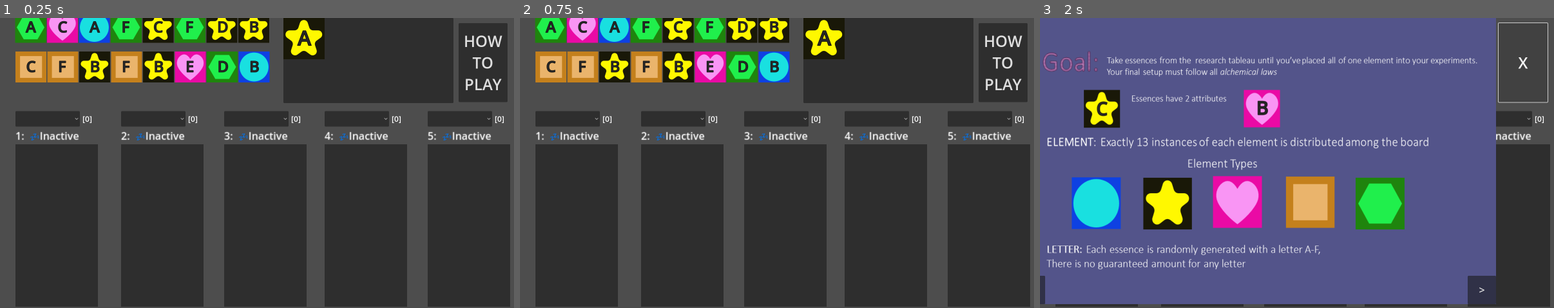
Above: before the commit, frames 1-3 (left to right).
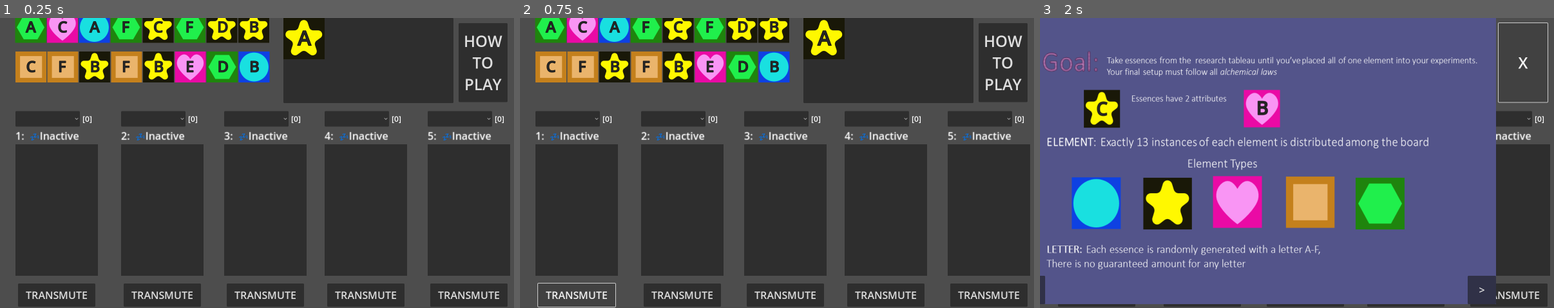
Above: after the commit, the same moments.

Repository: ninjacreeper47/Meriam-s-Trial
Game: Godot game, scene res://main.tscn
Same seed, same stepped clock (60 frames per second), same inputs: the game is played once before the commit and once after it.
Inputs (mouse positions are in pixels of both pictures, inside the frame that each line leads up to):
- Up to frame 1 (0.25 s): no input
- Up to frame 2 (0.75 s): click (576, 296) at 0.5 s, where only the run after the commit has a clickable "TRANSMUTE"
- Up to frame 3 (2 s): click "HOW TO PLAY" at 1.25 s

The runs differ from the first frame. In frame 1, 3.4% of the frame differs, in the area x 3-100%, y 88-100%; in frame 2, 3.5%; in frame 3, 0.5%.

Commit message:
added transmutation

Diff:
--- a/Essence.gd
+++ b/Essence.gd
@@ -1,8 +1,6 @@
 extends TextureButton
 
 #Essense Attributes
-
-
 var value = alchemy.value_letters.pick_random()
 var my_type = alchemy.type.pick_random()
 
@@ -28,6 +26,9 @@
 
 func _set_type(type):
 	my_type = type
+	_generateIcon()
+func _set_value(v):
+	value = v
 	_generateIcon()
 func _pickValue():
 	return randi() % 6 + 1
--- a/experiment.gd
+++ b/experiment.gd
@@ -3,6 +3,12 @@
 var value_counts = {}
 var num_essences = 0
 
+var largest_type
+var smallest_type
+
+var largest_value
+var smallest_value
+
 var unsorted_index = 0
 
 var active = false
@@ -13,7 +19,8 @@
 enum {sort_none, sort_type,sort_value}
 var my_children = []
 
-
+var type_transmutation_on = false
+var value_transmutation_on = false
 @export var essence_count_label :Label
 #signals
 signal kudu_breached(dominant)
@@ -58,14 +65,16 @@
 	_check_laws()
 
 
-
+#This should be called whenever the essences in an experiment are changed
 func _check_laws():
+	_calculate_lowest_and_greatest()
 	if !active:
 		stable = true
 		return
 	stable =  _check_kudu() && _check_qluix() && alchemy._check_meta()
 	if stable:
 		stabilized.emit()
+
 
 func _check_kudu():
 	var sum = 0
@@ -153,3 +162,55 @@
 		incoming_ess.reparent(get_child(alchemy.value_letters.find(incoming_ess.value)))
 	if sorting_style == sort_type:
 		incoming_ess.reparent(get_child(alchemy.type.find(incoming_ess.my_type)))
+
+#Ties are resolved based off order of dictionary iteration.
+#They should never matter because transmutations require a stable experiment (no duplicate amounts)
+func _calculate_lowest_and_greatest():
+	var prev_lowest = 999
+	var prev_highest = 0
+	for key in type_counts:
+		if type_counts[key] == 0:
+			continue
+		if type_counts[key] > prev_highest:
+			largest_type = key
+			prev_highest = type_counts[key]
+		if type_counts[key] < prev_lowest:
+			smallest_type = key
+			prev_lowest = type_counts[key]
+	prev_lowest = 999
+	prev_highest = 0
+	for key in value_counts:
+		if value_counts[key] == 0:
+			continue
+		if value_counts[key] > prev_highest:
+			largest_value = key
+			prev_highest = value_counts[key]
+		if value_counts[key] < prev_lowest:
+			smallest_value = key
+			prev_lowest = value_counts[key]
+
+#swaps the lowest and largest [types and/or values]
+func _transmute():
+	if !stable:
+		return
+	if type_transmutation_on:
+		for child in my_children:
+			if child.my_type == largest_type:
+				child._set_type(smallest_type)
+			elif child.my_type == smallest_type:
+				child._set_type(largest_type)
+	if value_transmutation_on:
+		for child in my_children:
+			if child.value == largest_value:
+				child._set_value(smallest_value)
+			elif child.value == smallest_value:
+				child._set_value(largest_value)
+
+	_check_laws() #Nothing should have been broken by a transmutation, this just seems like a good idea
+
+
+func _on_type_trans_toggle():
+	type_transmutation_on = !type_transmutation_on
+
+func _on_value_trans_toggle():
+	value_transmutation_on = !value_transmutation_on
--- a/experiment_display.tscn
+++ b/experiment_display.tscn
@@ -13,7 +13,7 @@
 layout_mode = 0
 offset_top = 104.0
 offset_right = 853.0
-offset_bottom = 1784.0
+offset_bottom = 1464.0
 scale = Vector2(0.3, 0.3)
 
 [node name="Experiment1" parent="ExperimentBackground1" node_paths=PackedStringArray("essence_count_label") instance=ExtResource("1_ino3q")]
@@ -53,9 +53,37 @@
 theme_override_font_sizes/font_size = 24
 text = "[0]"
 
+[node name="TransmuteButton" type="Button" parent="."]
+layout_mode = 0
+offset_left = 8.0
+offset_top = 536.0
+offset_right = 248.0
+offset_bottom = 608.0
+theme_override_font_sizes/font_size = 32
+text = "TRANSMUTE"
+
+[node name="ElementTransToggle" type="CheckButton" parent="."]
+layout_mode = 0
+offset_left = 16.0
+offset_top = 608.0
+offset_right = 128.0
+offset_bottom = 639.0
+text = "Element"
+
+[node name="LetterTransToggle" type="CheckButton" parent="."]
+layout_mode = 0
+offset_left = 136.0
+offset_top = 608.0
+offset_right = 232.0
+offset_bottom = 639.0
+text = "Letter"
+
 [connection signal="activated" from="ExperimentBackground1/Experiment1" to="ExStatus" method="_on_activated"]
 [connection signal="inactive" from="ExperimentBackground1/Experiment1" to="ExStatus" method="_on_inactive"]
 [connection signal="kudu_breached" from="ExperimentBackground1/Experiment1" to="ExStatus" method="_on_kudu_breached"]
 [connection signal="qluix_breached" from="ExperimentBackground1/Experiment1" to="ExStatus" method="_on_qluix_breached"]
 [connection signal="stabilized" from="ExperimentBackground1/Experiment1" to="ExStatus" method="_on_stablized"]
 [connection signal="item_selected" from="SortChoice" to="ExperimentBackground1/Experiment1" method="_on_sort_choice_item_selected"]
+[connection signal="pressed" from="TransmuteButton" to="ExperimentBackground1/Experiment1" method="_transmute"]
+[connection signal="pressed" from="ElementTransToggle" to="ExperimentBackground1/Experiment1" method="_on_type_trans_toggle"]
+[connection signal="pressed" from="LetterTransToggle" to="ExperimentBackground1/Experiment1" method="_on_value_trans_toggle"]
